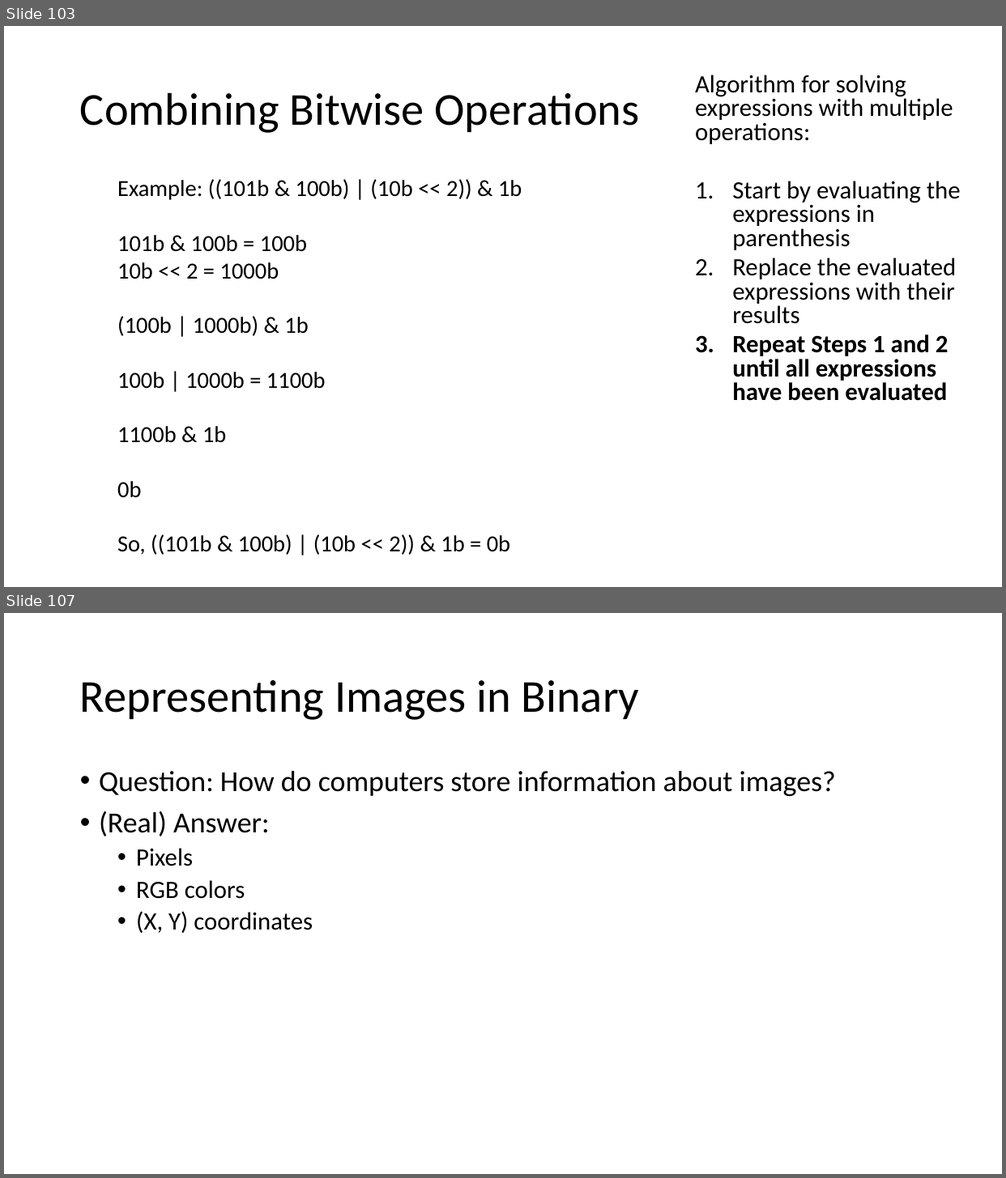
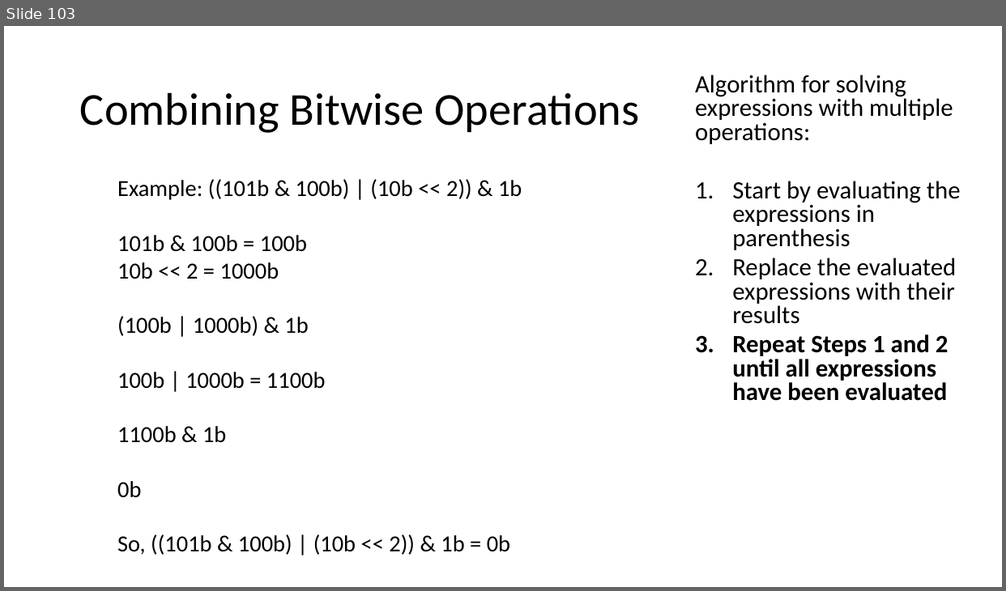
Before and after one commit to MrJoshGross/Course-Curricular-Material, a slide deck: wip/Lecture 5 - More Bitwise Operators.pptx. Shown one above the other, each under a label of ours: slides 103 and 107 before the commit, slide 103 after it; the slides between them are not shown. The pictures are 1006x1178 and 1006x591 pixels, drawn with LibreOffice and Linux fonts; fonts in the diff are those of the drawing. Boxes give left, top, right and bottom in pixels: in the first picture for what was removed or moved away, otherwise in the second. Text is boxed around its words. In the diff, an @@ line names an element or a change of style, - is before the commit and + after.

```diff
--- a/wip/Lecture 5 - More Bitwise Operators.pptx
+++ b/wip/Lecture 5 - More Bitwise Operators.pptx
@@ slide 107 removed at (x1=4, y1=613, x2=1002, y2=1174), background #FFFFFF @@
@@ title removed at (x1=80, y1=680, x2=640, y2=720) @@
-Representing Images in Binary
@@ text removed at (x1=99, y1=771, x2=836, y2=933) @@
-• Question: How do computers store information about images?
-• (Real) Answer:
-  • Pixels
-  • RGB colors
-  • (X, Y) coordinates
```
Also in this commit, not shown: 3 slides changed, 1 slide added, 32 other slides removed, 4 other files.
